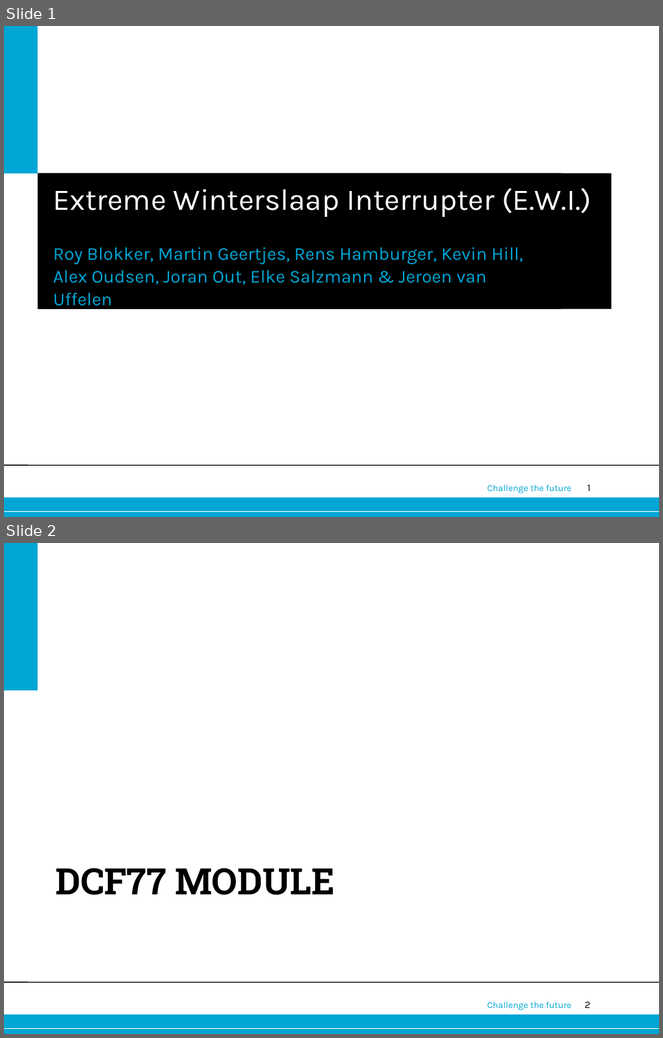
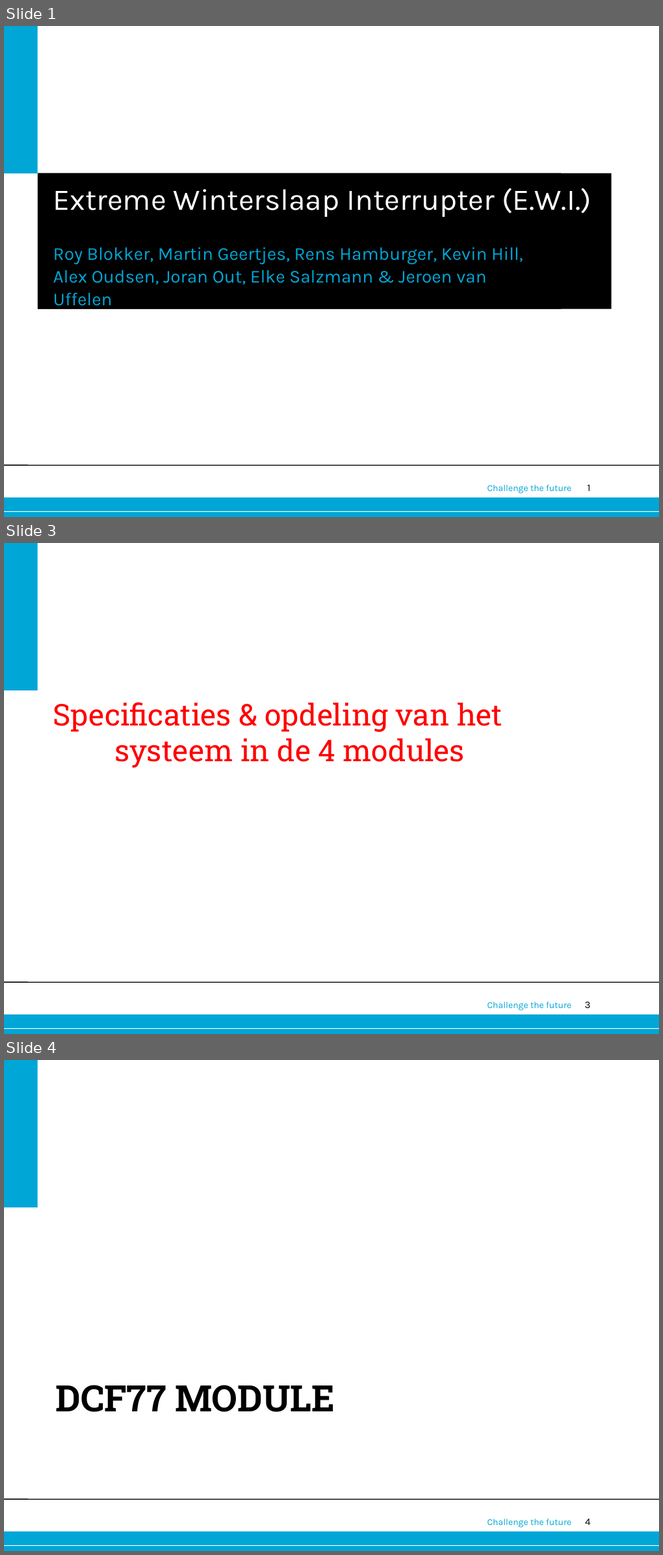
Before and after one commit to Alex-Oudsen/EPO-3, a slide deck: Presentatie/Presentatie groep A1.pptx. Shown one above the other, each under a label of ours: slides 1 and 2 before the commit, slides 1, 3 and 4 after it; the slides between them are not shown. The pictures are 663x1038 and 663x1555 pixels, drawn with LibreOffice and Linux fonts; fonts in the diff are those of the drawing; background and template pictures are left out. Boxes give left, top, right and bottom in pixels: in the first picture for what was removed or moved away, otherwise in the second. Text is boxed around its words. In the diff, an @@ line names an element or a change of style, - is before the commit and + after.

```diff
--- a/Presentatie/Presentatie groep A1.pptx
+++ b/Presentatie/Presentatie groep A1.pptx
@@ slide 3 added at [4, 543, 659, 1034], background #FFFFFF; not listed: 6 template elements that a slide beside it also shows @@
@@ title added at [53, 702, 503, 768], 33 pt, text #FF0000 @@
+Specificaties & opdeling van het systeem in de 4 modules
@@ what was slide 2 is now slide 4 @@
@@ page number at [585, 1519, 591, 1525]: text changed @@
-2
+4
```
Also in this commit, not shown: 3 other slides added.
